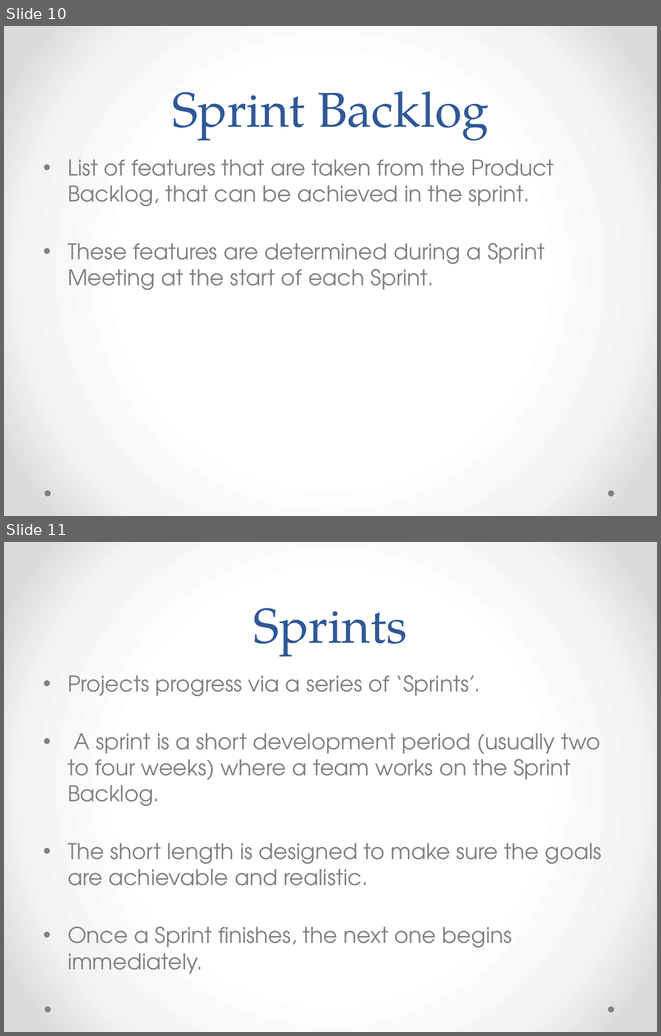
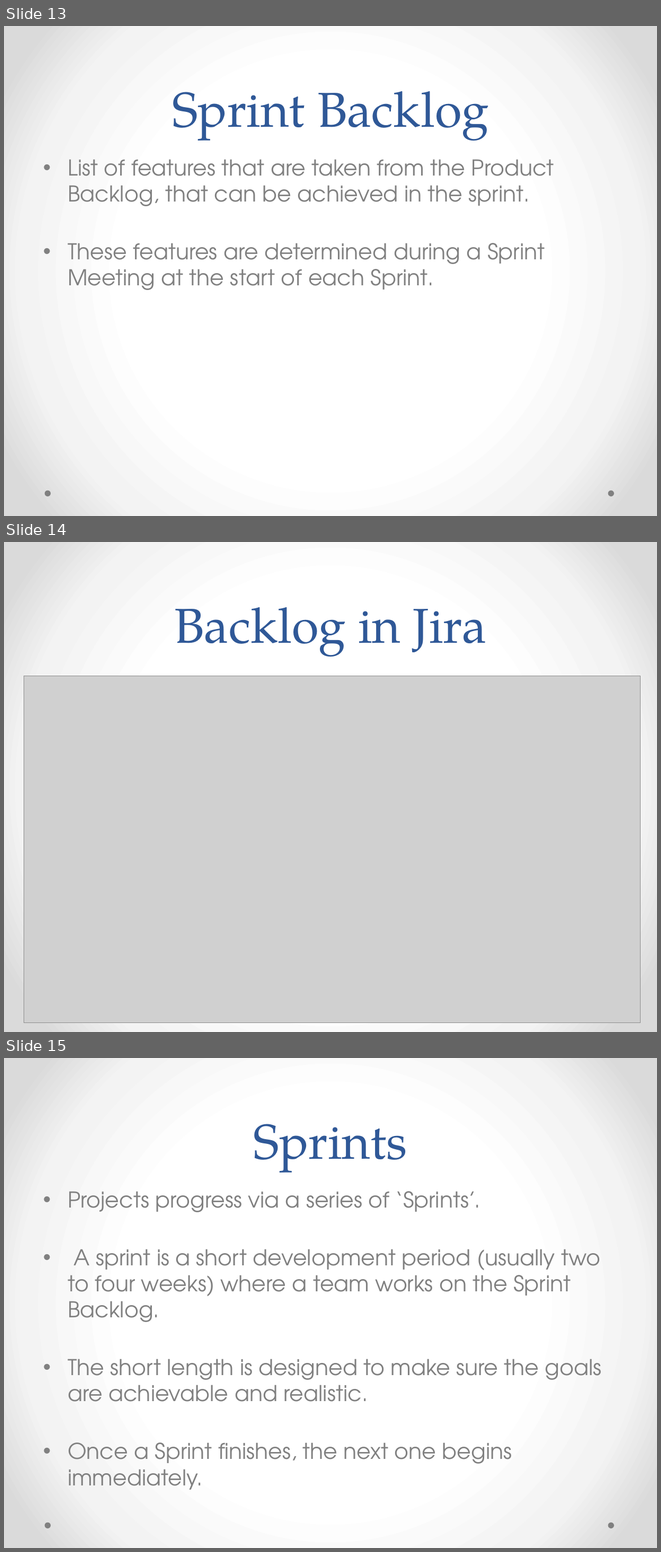
Before and after one commit to Medardus2004/ScrumPresentation, a slide deck: Scrum.pptx. Shown one above the other, each under a label of ours: slides 10 and 11 before the commit, slides 13, 14 and 15 after it. The pictures are 661x1036 and 661x1552 pixels, drawn with LibreOffice and Linux fonts; fonts in the diff are those of the drawing; grey boxes stand for pictures. Boxes give left, top, right and bottom in pixels: in the first picture for what was removed or moved away, otherwise in the second. Text is boxed around its words. In the diff, an @@ line names an element or a change of style, - is before the commit and + after.

```diff
--- a/Scrum.pptx
+++ b/Scrum.pptx
@@ slide 14 added at [4,542,657,1032], background gradient #FFFFFF to #F4F4F4 to #DADADA @@
@@ title added at [175,607,487,656], 54 pt, text #2F5897 @@
+Backlog in Jira
@@ picture added at [24,676,641,1023] @@
@@ what was slide 10 is now slide 13 @@
@@ what was slide 11 is now slide 15 @@
```
Also in this commit, not shown: 8 slides changed, 8 other slides added, 1 slide removed, 6 other files.
